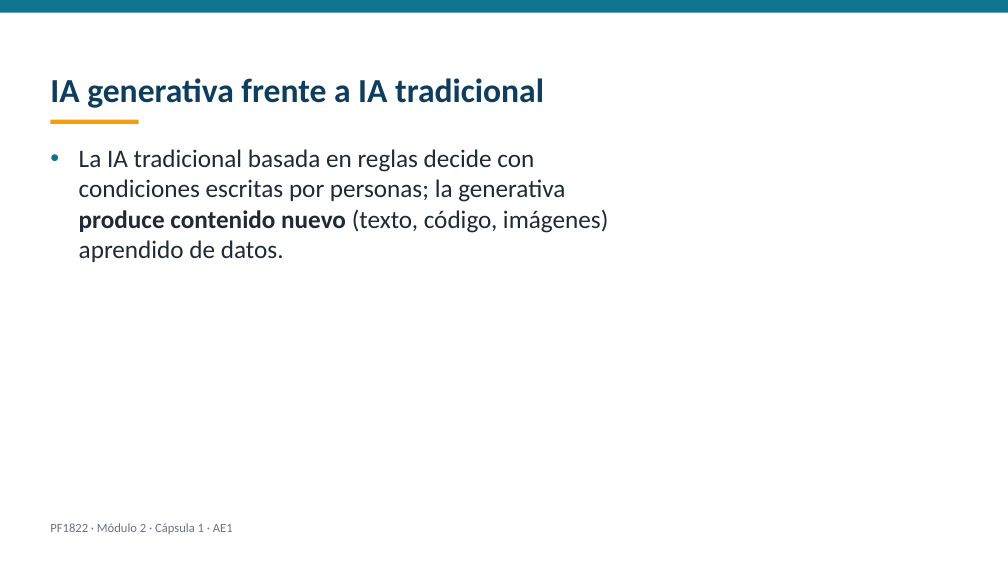
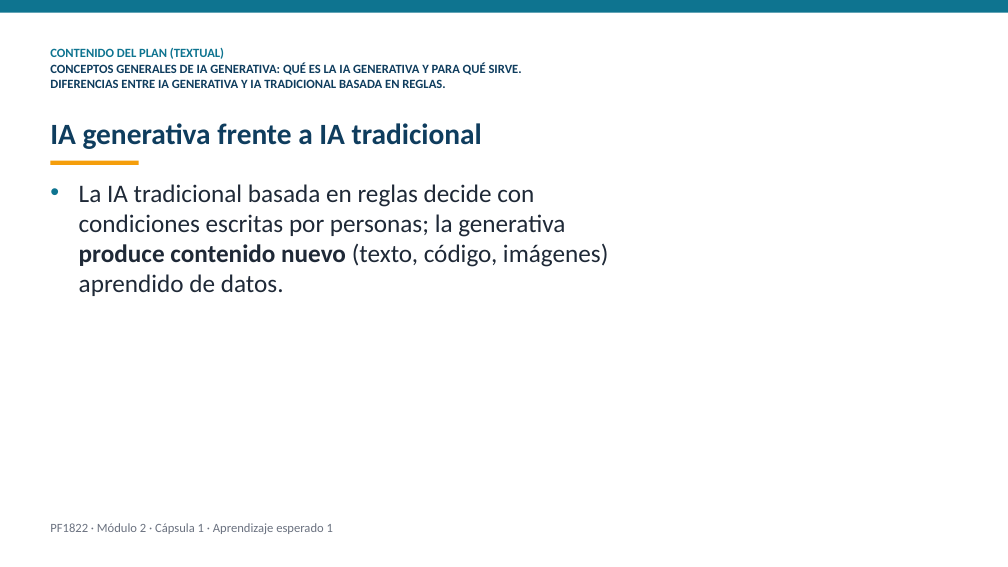
Before and after one commit to dojedacifuentes/naty.proyecto01, a slide deck: slide 3 of modulo-2/PF1822-desarrollo-con-ia/produccion/videos/AE1-capsula.pptx (slide 2 before the commit). Drawn at 1008x567 pixels with LibreOffice and Linux fonts; fonts in the diff are those of the drawing. Boxes give left, top, right and bottom in pixels: in the first picture for what was removed or moved away, otherwise in the second. Text is boxed around its words. In the diff, an @@ line names an element or a change of style, - is before the commit and + after.

Commit message:
checkpoint: 2026-09-25 videocapsulas textuales del plan para el revisor

```diff
--- a/modulo-2/PF1822-desarrollo-con-ia/produccion/videos/AE1-capsula.pptx
+++ b/modulo-2/PF1822-desarrollo-con-ia/produccion/videos/AE1-capsula.pptx
@@ text added at bbox=[50, 48, 522, 88], 12 pt, text #0F3D5E, bold @@
+CONTENIDO DEL PLAN (TEXTUAL)
+CONCEPTOS GENERALES DE IA GENERATIVA: QUÉ ES LA IA GENERATIVA Y PARA QUÉ SIRVE.
+DIFERENCIAS ENTRE IA GENERATIVA Y IA TRADICIONAL BASADA EN REGLAS.
@@ text "IA generativa frente a IA ...": place and size @@
-text "IA generativa frente a IA ..." at bbox=[50, 78, 544, 108]
+text "IA generativa frente a IA ..." at bbox=[50, 123, 482, 149]
@@ text "IA generativa frente a IA ..." at bbox=[50, 123, 482, 149]: size 32 to 28 pt @@
@@ text "La IA tradicional basada en ...": place and size @@
-text "La IA tradicional basada en ..." at bbox=[79, 149, 608, 262]
+text "La IA tradicional basada en ..." at bbox=[79, 184, 608, 296]
@@ rectangle: place and size @@
-rectangle at bbox=[51, 119, 139, 124]
+rectangle at bbox=[51, 160, 139, 165]
@@ text at bbox=[50, 523, 333, 534]: text changed @@
-PF1822 · Módulo 2 · Cápsula 1 · AE1
+PF1822 · Módulo 2 · Cápsula 1 · Aprendizaje esperado 1
```
Also in this commit, not shown: 9 other slides changed, 1 slide added, 37 other files.
